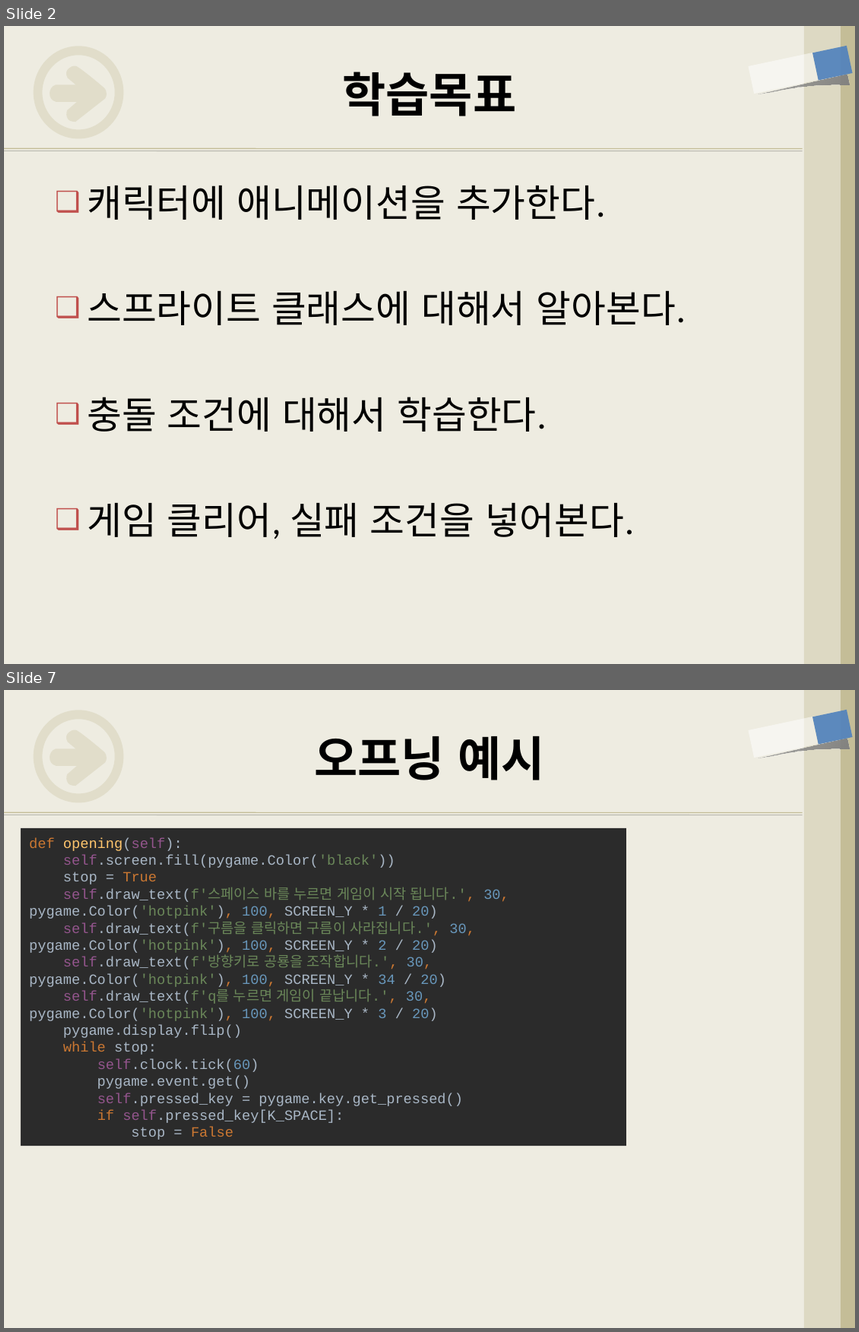
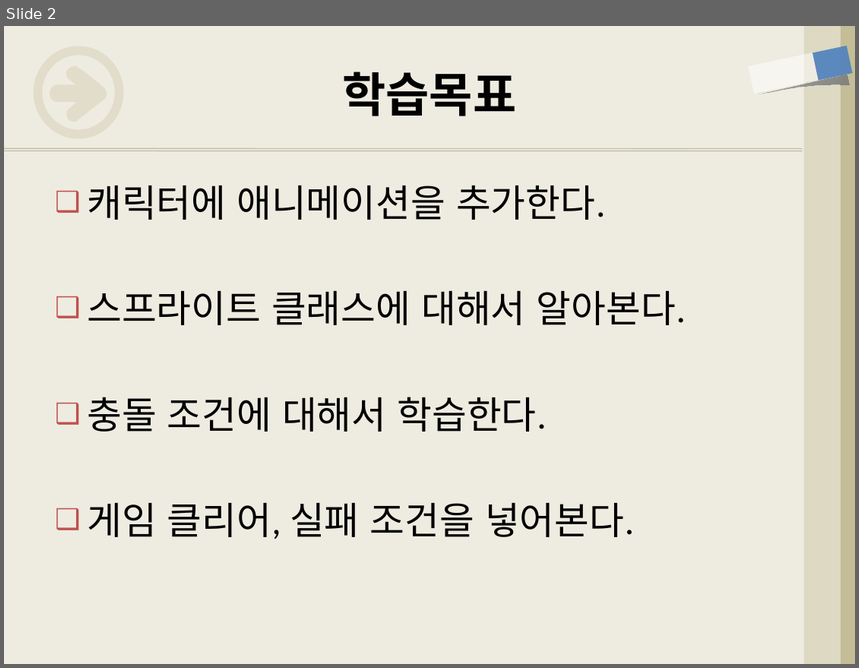
Before and after one commit to freshmea/weizman_python_class, a slide deck: textbook/파이썬5-4교시.pptx. Shown one above the other, each under a label of ours: slides 2 and 7 before the commit, slide 2 after it; the slides between them are not shown. The pictures are 859x1332 and 859x668 pixels, drawn with LibreOffice and Linux fonts; fonts in the diff are those of the drawing. Boxes give left, top, right and bottom in pixels: in the first picture for what was removed or moved away, otherwise in the second. Text is boxed around its words. In the diff, an @@ line names an element or a change of style, - is before the commit and + after.

```diff
--- a/textbook/파이썬5-4교시.pptx
+++ b/textbook/파이썬5-4교시.pptx
@@ slide 7 removed at (4, 690, 855, 1328), background #EEECE1; not listed: 8 template elements that a slide beside it also shows @@
@@ title removed at (314, 736, 544, 780) @@
-오프닝 예시
@@ rectangle removed at (21, 828, 626, 1146) @@
-def opening(self):
-self.screen.fill(pygame.Color('black'))
-stop = True
-self.draw_text(f'스페이스 바를 누르면 게임이 시작 됩니다.', 30, pygame.Color('hotpink'), 100, SCREEN_Y * 1 / 20)
-self.draw_text(f'구름을 클릭하면 구름이 사라집니다.', 30, pygame.Color('hotpink'), 100, SCREEN_Y * 2 / 20)
-self.draw_text(f'방향키로 공룡을 조작합니다.', 30, pygame.Color('hotpink'), 100, SCREEN_Y * 34 / 20)
-self.draw_text(f'q를 누르면 게임이 끝납니다.', 30, pygame.Color('hotpink'), 100, SCREEN_Y * 3 / 20)
-pygame.display.flip()
-while stop:
-self.clock.tick(60)
-pygame.event.get()
-self.pressed_key = pygame.key.get_pressed()
-if self.pressed_key[K_SPACE]:
-stop = False
```
Also in this commit, not shown: 2 slides changed, 4 slides added, 4 other slides removed, 1 other file.
